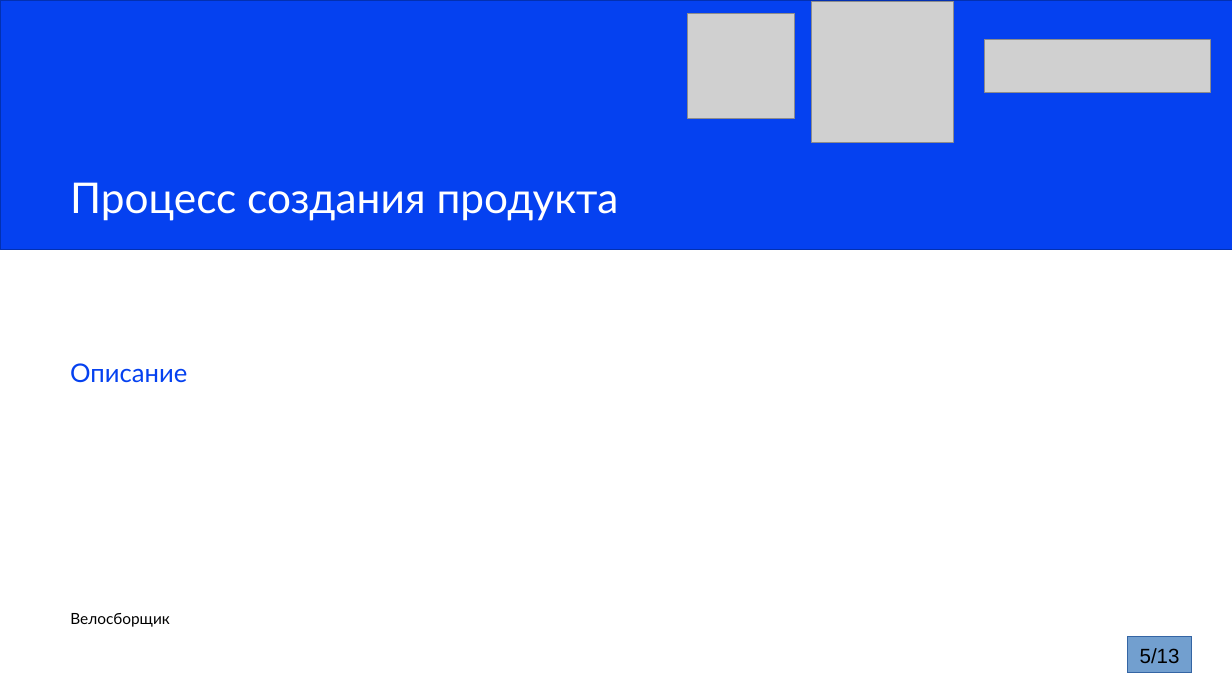
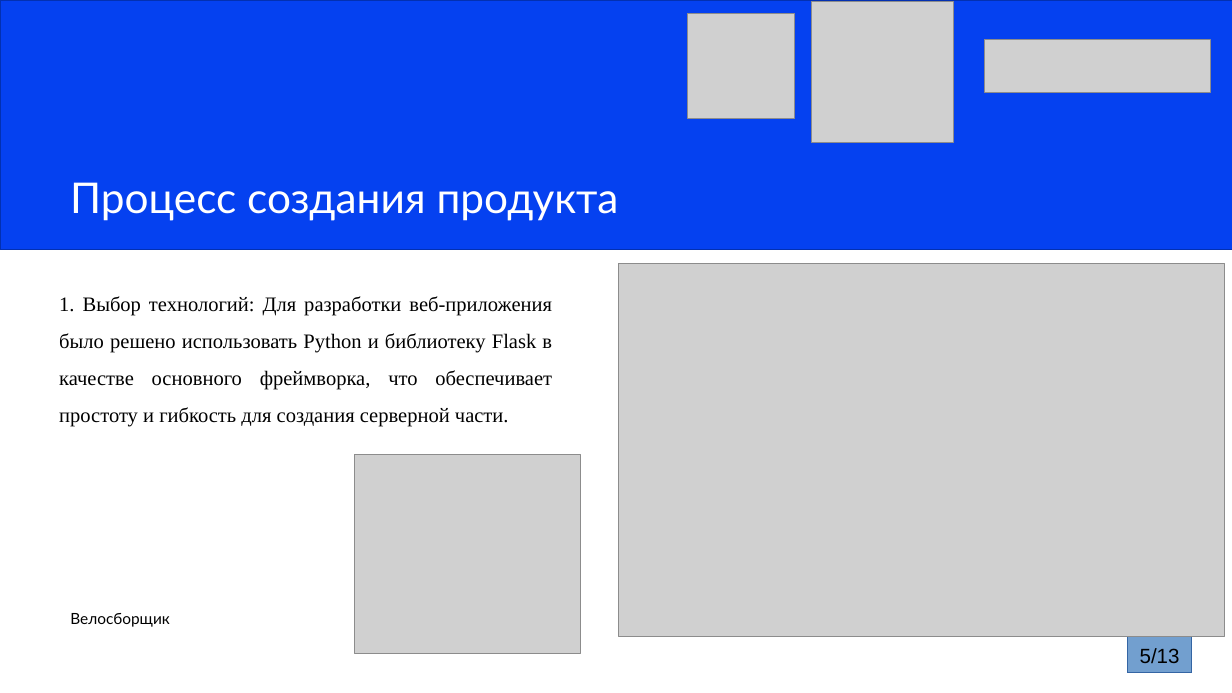
Before and after one commit to alexandr2081/velo, a slide deck: slide 5 of Бесполезные вещи/Презентация.pptx. Drawn at 1232x693 pixels with LibreOffice and Linux fonts; fonts in the diff are those of the drawing; grey boxes stand for pictures. Boxes give left, top, right and bottom in pixels: in the first picture for what was removed or moved away, otherwise in the second. Text is boxed around its words. In the diff, an @@ line names an element or a change of style, - is before the commit and + after.

```diff
--- a/Бесполезные вещи/Презентация.pptx
+++ b/Бесполезные вещи/Презентация.pptx
@@ picture added at [619,263,1225,636] @@
@@ subtitle added at [59,296,552,427], 32 pt, text #000000 @@
+1. Выбор технологий: Для разработки веб-приложения было решено использовать Python и библиотеку Flask в качестве основного фреймворка, что обеспечивает простоту и гибкость для создания серверной части.
@@ subtitle removed at [70,363,187,383] @@
-Описание
@@ picture added at [355,455,580,653] @@
```
Also in this commit, not shown: 8 other slides changed, 5 other files.
